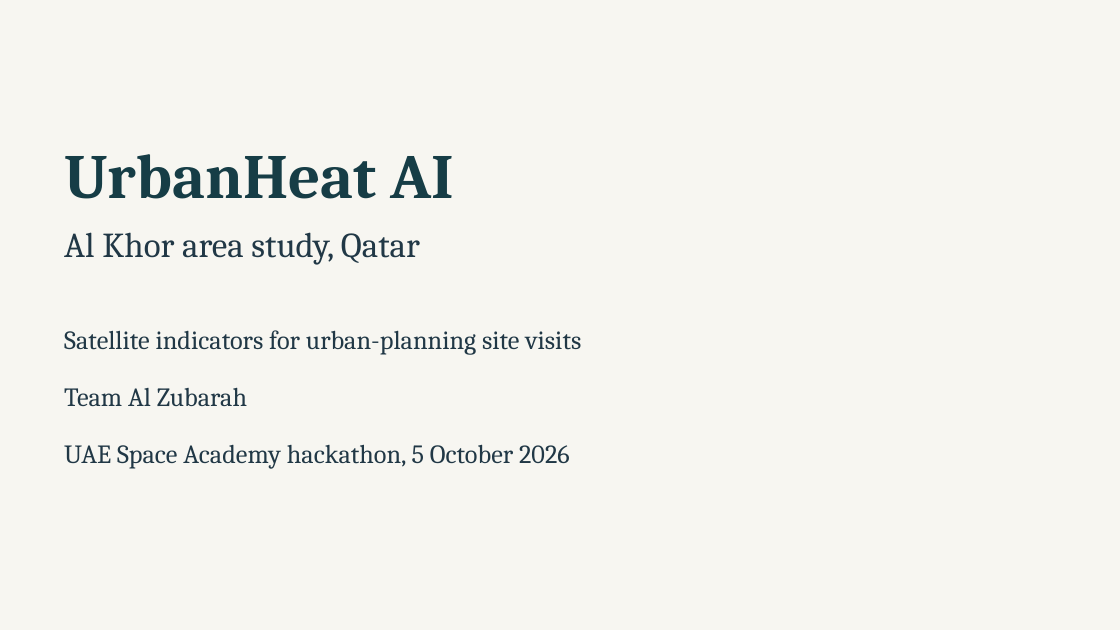
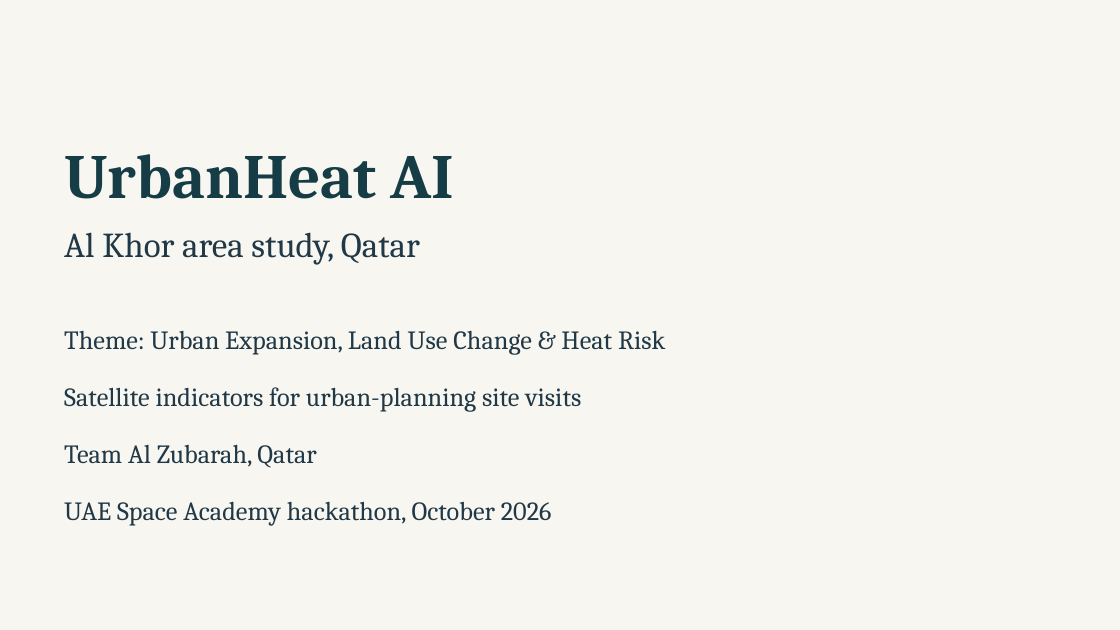
Before and after one commit to NasserAlhuri/spaceHacathon, a slide deck: slide 1 of docs/UrbanHeat-AlKhor-Pitch.pptx. Drawn at 1120x630 pixels with LibreOffice and Linux fonts; fonts in the diff are those of the drawing. Boxes give left, top, right and bottom in pixels: in the first picture for what was removed or moved away, otherwise in the second. Text is boxed around its words. In the diff, an @@ line names an element or a change of style, - is before the commit and + after.

Commit message:
Complete Al Khor review deck and assign honest team responsibilities [skip ci]

```diff
--- a/docs/UrbanHeat-AlKhor-Pitch.pptx
+++ b/docs/UrbanHeat-AlKhor-Pitch.pptx
@@ text added at bbox=[64, 330, 665, 355], 22.5 pt, text #213846 @@
+Theme: Urban Expansion, Land Use Change & Heat Risk
@@ text "Satellite indicators for urban-planning site ...": place and size @@
-text "Satellite indicators for urban-planning site ..." at bbox=[64, 330, 581, 355]
+text "Satellite indicators for urban-planning site ..." at bbox=[64, 387, 581, 412]
@@ text at bbox=[64, 444, 316, 468]: text changed @@
-Team Al Zubarah
+Team Al Zubarah, Qatar
@@ text at bbox=[64, 501, 552, 526]: text changed @@
-UAE Space Academy hackathon, 5 October 2026
+UAE Space Academy hackathon, October 2026
```
Also in this commit, not shown: 2 other slides changed, 3 slides added, 1 slide removed, 9 other files.
